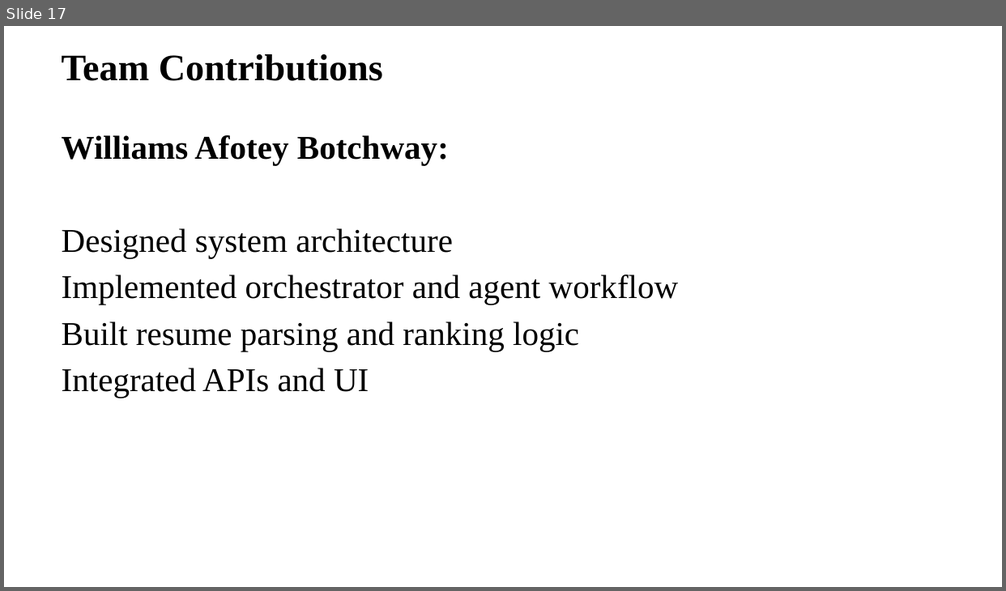
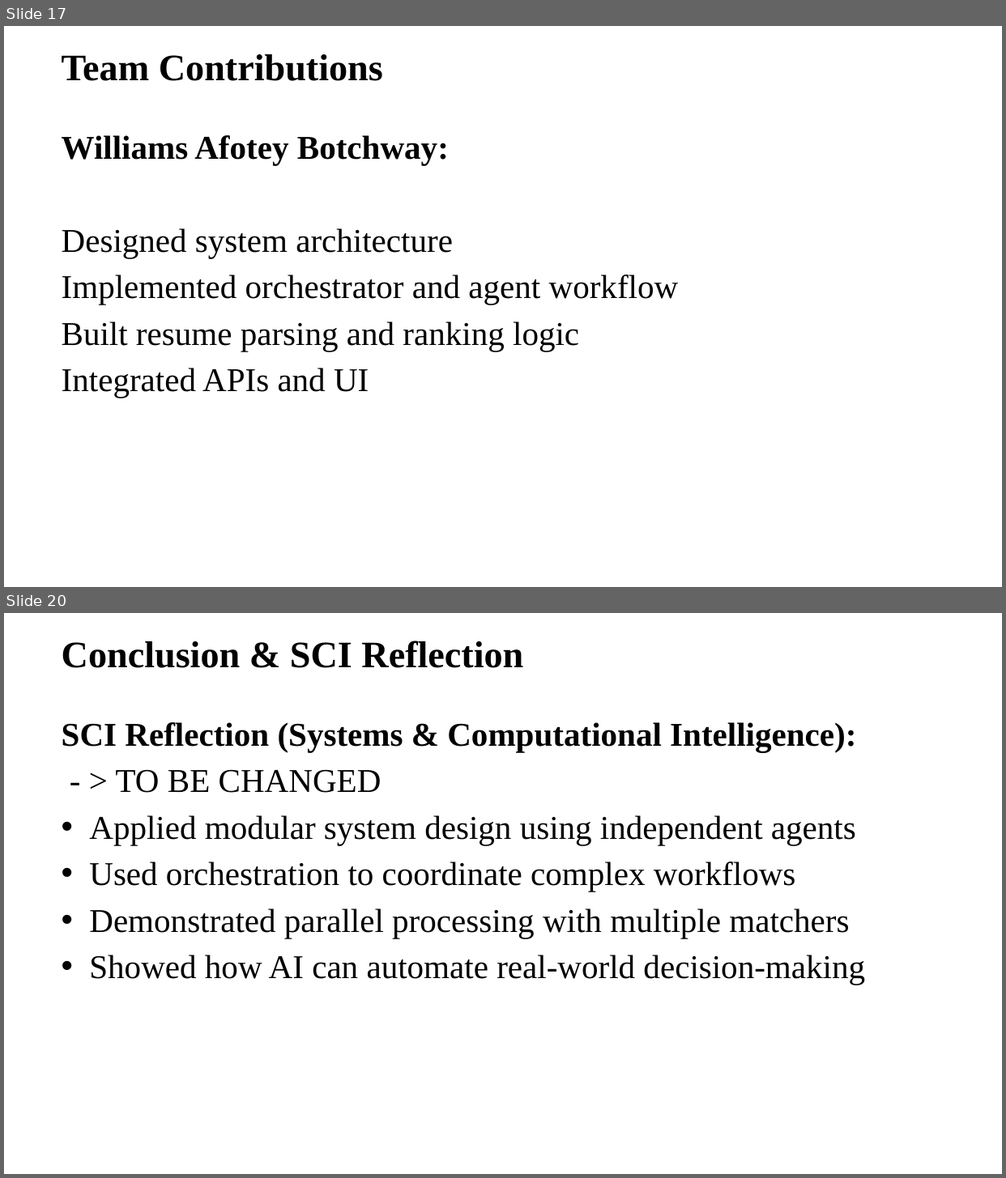
Before and after one commit to AMS-JR/ai-career-assistant, a slide deck: presentation.pptx. Shown one above the other, each under a label of ours: slide 17 before the commit, slides 17 and 20 after it; the slides between them are not shown. The pictures are 1006x591 and 1006x1178 pixels, drawn with LibreOffice and Linux fonts; fonts in the diff are those of the drawing; background and template pictures are left out. Boxes give left, top, right and bottom in pixels: in the first picture for what was removed or moved away, otherwise in the second. Text is boxed around its words. In the diff, an @@ line names an element or a change of style, - is before the commit and + after.

```diff
--- a/presentation.pptx
+++ b/presentation.pptx
@@ slide 20 added at (4, 613, 1002, 1174), background picture (left out) @@
@@ title added at (62, 641, 523, 668), 36 pt, text #000000, bold @@
+Conclusion & SCI Reflection
@@ text added at (62, 722, 865, 985), 32 pt, text #000000 @@
+SCI Reflection (Systems & Computational Intelligence):
+- > TO BE CHANGED
+• Applied modular system design using independent agents
+• Used orchestration to coordinate complex workflows
+• Demonstrated parallel processing with multiple matchers
+• Showed how AI can automate real-world decision-making
```
Also in this commit, not shown: 2 other slides added.
